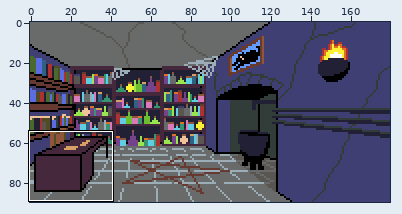
File history of a pixel-art file, examples/witchs_grotto/src/rooms/apothecary/apothecary.aseprite. Above: a wide view before the commit, with the close-up outlined.
Close-up. Before the commit:
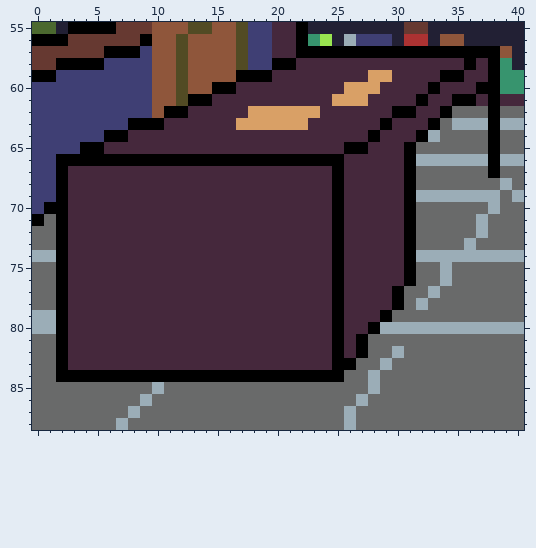
180x90 pixels, 1 frame. Shown: x 0..40, y 55..88.
New version:
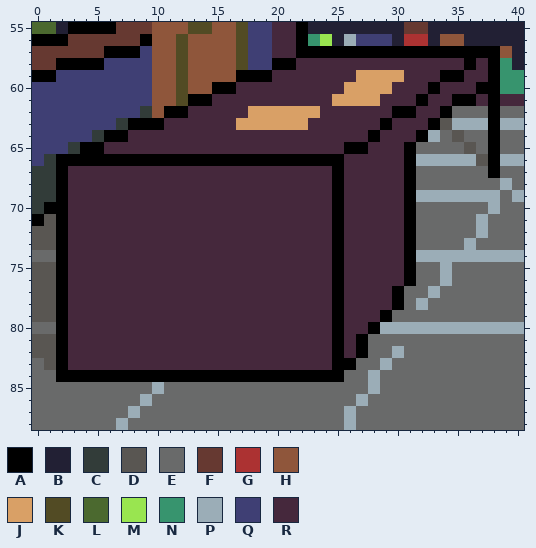
Palette (. is transparent): A #000000  B #222034  C #323c39  D #595652  E #696a6a  F #663931  G #ac3232  H #8f563b  J #d9a066  K #524b24  L #4b692f  M #99e550  N #37946e  P #9badb7  Q #3f3f74  R #45283c
The exact change:
--- layer "Desk"
@@ x 0..40 @@
 58 FFAAAAQQQQHHKHHHHKQQAARRRRRRRRRRRRRRARANB
-59 AAQQQQQQQQHHKHHHHAAARRRRRRRRJJRRRRAARRANN
-60 QQQQQQQQQQHHKHHAARRRRRRRRRJJJRRRRARRRAANN
-61 QQQQQQQQQQHHKAARRRRRRRRRRJJJRRRRARRAARARR
-62 QQQQQQQQQQHAARRRRRJJJJJJRRRRRRAARRAEEEAEE
-63 QQQQQQQQAAARRRRRRJJJJJJRRRRRRARRRAEPPPAPP
-64 QQQQQQAARRRRRRRRRRRRRRRRRRRRARRRAPEEEEAEE
-65 QQQQAARRRRRRRRRRRRRRRRRRRRAARRRAEEEEEEAEE
-66 QQAAAAAAAAAAAAAAAAAAAAAAAARRRRRAPPPPPPAPP
-67 QQARRRRRRRRRRRRRRRRRRRRRRARRRRRAEEEEEEAEE
-68 QQARRRRRRRRRRRRRRRRRRRRRRARRRRRAEEEEEEEPE
-69 QQARRRRRRRRRRRRRRRRRRRRRRARRRRRAPPPPPPPEP
-70 QAARRRRRRRRRRRRRRRRRRRRRRARRRRRAEEEEEEPEE
-71 AEARRRRRRRRRRRRRRRRRRRRRRARRRRRAEEEEEPEEE
-72 EEARRRRRRRRRRRRRRRRRRRRRRARRRRRAEEEEEPEEE
-73 EEARRRRRRRRRRRRRRRRRRRRRRARRRRRAEEEEPEEEE
-74 PPARRRRRRRRRRRRRRRRRRRRRRARRRRRAPPPPPPPPP
-75 EEARRRRRRRRRRRRRRRRRRRRRRARRRRRAEEPEEEEEE
-76 EEARRRRRRRRRRRRRRRRRRRRRRARRRRRAEEPEEEEEE
-77 EEARRRRRRRRRRRRRRRRRRRRRRARRRRAEEPEEEEEEE
-78 EEARRRRRRRRRRRRRRRRRRRRRRARRRRAEPEEEEEEEE
-79 PPARRRRRRRRRRRRRRRRRRRRRRARRRAEEEEEEEEEEE
-80 PPARRRRRRRRRRRRRRRRRRRRRRARRAPPPPPPPPPPPP
-81 EEARRRRRRRRRRRRRRRRRRRRRRARAEEEEEEEEEEEEE
-82 EEARRRRRRRRRRRRRRRRRRRRRRARAEEPEEEEEEEEEE
-83 EEARRRRRRRRRRRRRRRRRRRRRRAAEEPEEEEEEEEEEE
+59 AAQQQQQQQQHHKHHHHAAARRRRRRRJJJJRRRAARRANN
+60 QQQQQQQQQQHHKHHAARRRRRRRRRJJJJRRRARRRAANN
+61 QQQQQQQQQQHHKAARRRRRRRRRRJJJJRRRARRAARARR
+62 QQQQQQQQQCHAARRRRRJJJJJJRRRRRRAARRAEEEAEE
+63 QQQQQQQCAAARRRRRRJJJJJJRRRRRRARRRADPPPAPP
+64 QQQQQCAARRRRRRRRRRRRRRRRRRRRARRRAPEDEEAEE
+65 QQQCAARRRRRRRRRRRRRRRRRRRRAARRRAEEEEDEAEE
+66 QCAAAAAAAAAAAAAAAAAAAAAAAARRRRRAPPPPPDAPP
+67 CCARRRRRRRRRRRRRRRRRRRRRRARRRRRAEEEEEEAEE
+68 CCARRRRRRRRRRRRRRRRRRRRRRARRRRRAEEEEEEEPE
+69 CCARRRRRRRRRRRRRRRRRRRRRRARRRRRAPPPPPPPEP
+70 CAARRRRRRRRRRRRRRRRRRRRRRARRRRRAEEEEEEPEE
+71 ADARRRRRRRRRRRRRRRRRRRRRRARRRRRAEEEEEPEEE
+72 DDARRRRRRRRRRRRRRRRRRRRRRARRRRRAEEEEEPEEE
+73 DDARRRRRRRRRRRRRRRRRRRRRRARRRRRAEEEEPEEEE
+74 EEARRRRRRRRRRRRRRRRRRRRRRARRRRRAPPPPPPPPP
+75 DDARRRRRRRRRRRRRRRRRRRRRRARRRRRAEEPEEEEEE
+76 DDARRRRRRRRRRRRRRRRRRRRRRARRRRRAEEPEEEEEE
+77 DDARRRRRRRRRRRRRRRRRRRRRRARRRRAEEPEEEEEEE
+78 DDARRRRRRRRRRRRRRRRRRRRRRARRRRAEPEEEEEEEE
+79 DDARRRRRRRRRRRRRRRRRRRRRRARRRAEEEEEEEEEEE
+80 EEARRRRRRRRRRRRRRRRRRRRRRARRAPPPPPPPPPPPP
+81 DDARRRRRRRRRRRRRRRRRRRRRRARAEEEEEEEEEEEEE
+82 DDARRRRRRRRRRRRRRRRRRRRRRARAEEPEEEEEEEEEE
+83 EDARRRRRRRRRRRRRRRRRRRRRRAAEEPEEEEEEEEEEE
 84 EEAAAAAAAAAAAAAAAAAAAAAAAAEEPEEEEEEEEEEEE
Pixel boxes of the changes (left, top, right, bottom) in both close-ups:
changed: (356, 70, 488, 166)
changed: (32, 106, 152, 370)
